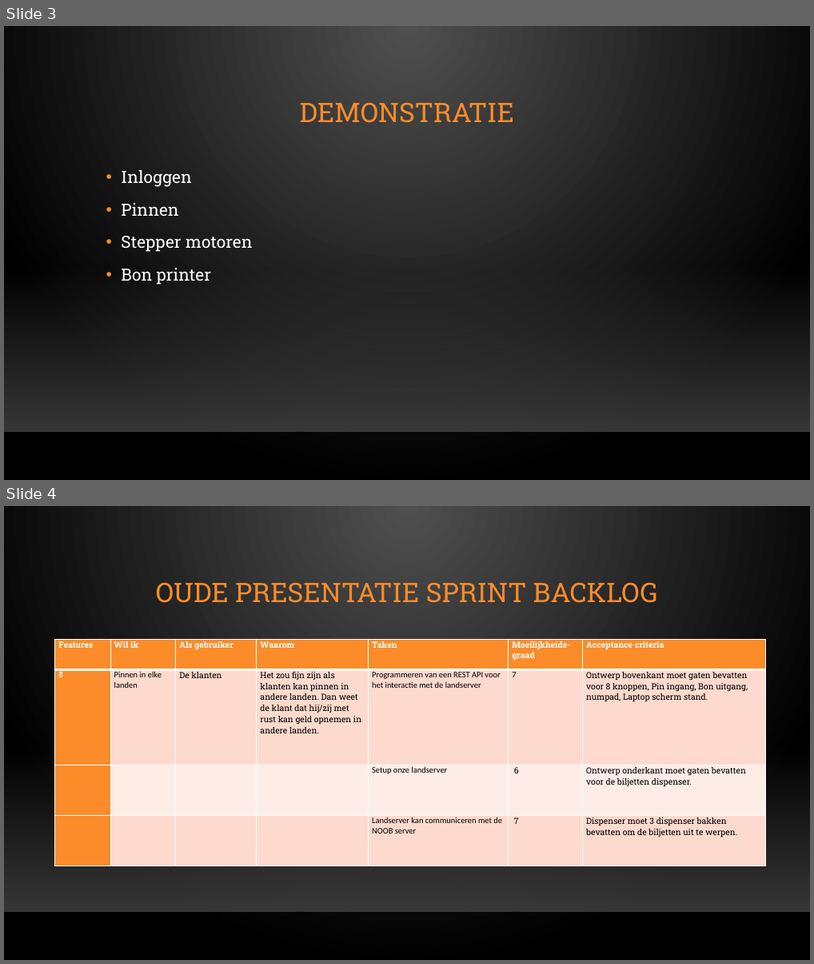
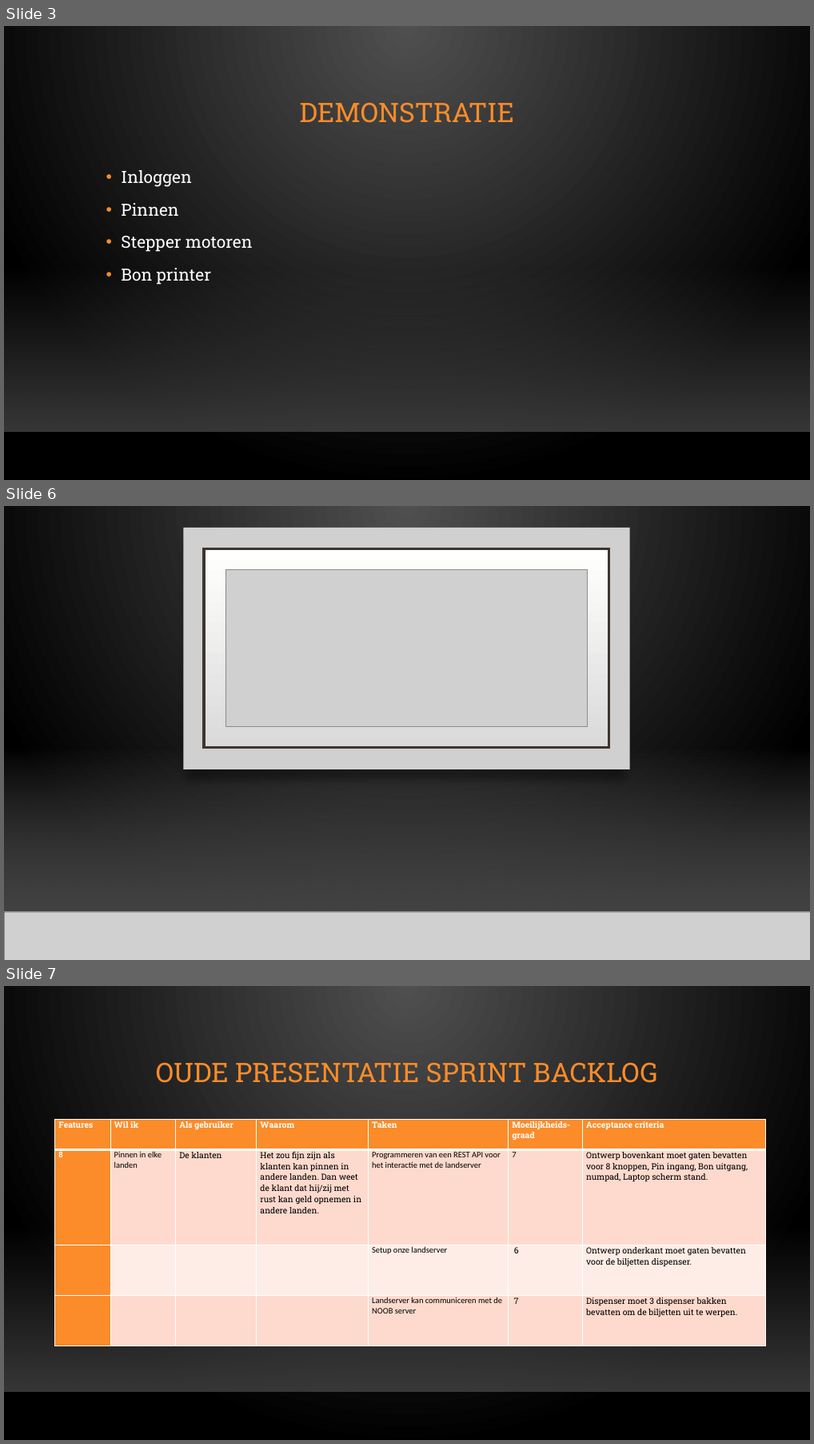
Before and after one commit to OG-netizen/Project-3-4, a slide deck: Sprint Planning/Scrum meeting 6.pptx. Shown one above the other, each under a label of ours: slides 3 and 4 before the commit, slides 3, 6 and 7 after it; the slides between them are not shown. The pictures are 814x964 and 814x1444 pixels, drawn with LibreOffice and Linux fonts; fonts in the diff are those of the drawing; grey boxes stand for pictures; background and template pictures are left out. Boxes give left, top, right and bottom in pixels: in the first picture for what was removed or moved away, otherwise in the second. Text is boxed around its words. In the diff, an @@ line names an element or a change of style, - is before the commit and + after.

```diff
--- a/Sprint Planning/Scrum meeting 6.pptx
+++ b/Sprint Planning/Scrum meeting 6.pptx
@@ slide 6 added at [4, 506, 810, 960], background gradient #505050 to #000000; not listed: 2 template elements that a slide beside it also shows @@
@@ picture added at [184, 527, 630, 768] @@
@@ rectangle added at [204, 549, 609, 748], fill gradient #DADADA to #FFFFFE, outline #3E352F 3 pt @@
@@ picture added at [226, 569, 587, 726] @@
@@ rectangle added at [4, 745, 810, 912], fill gradient #454545 @@
@@ picture added at [4, 912, 810, 960] @@
@@ line added from (4, 912) to (810, 912), #000001 1 pt @@
@@ what was slide 4 is now slide 7 @@
```
Also in this commit, not shown: 1 slide changed, 2 other slides added, 4 other files.
